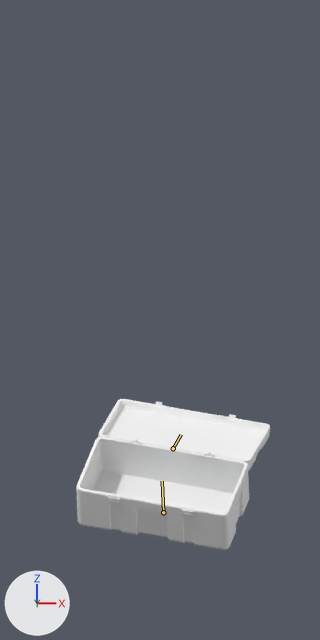
The Blender file Assets/Arts/Model/Crade/Chest Box/Chestbox/ChestBox 2.blend as it was, and as the next commit left it.
Rendered twice from the file's camera 'Camera'. Arrows for +X, +Y and +Z are at lower left; the lights stay in place. Both versions are drawn at frame 348 of the action 'Crade Animation Full 2'; the numbers are the values there. The bones that bend it are drawn over the model as lines.

In view in the first picture: 'ChestBox'.
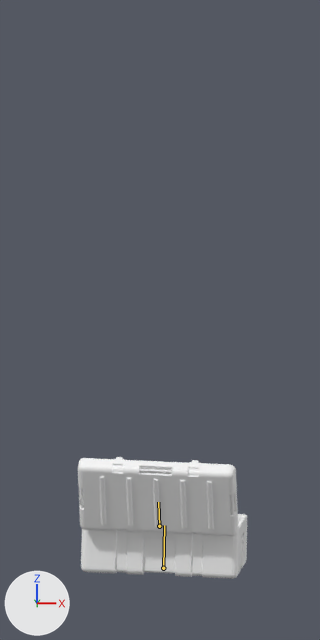
Boxes [x1, y1, x2, y2] around the edits, measured in the pictures (320 x 640 px):
'ChestBox', posed (13% narrower, 19% shorter)
    before: [76, 399, 270, 550]
    after: [78, 457, 247, 579]
bone 'root', root to tip
    before: (163, 512) to (162, 481)
    after: (163, 568) to (164, 525)
bone 'lid', root to tip
    before: (173, 448) to (181, 434)
    after: (159, 526) to (158, 502)

The edits, one by one:
Bone 'root' (bone_root) moves from (0.0, 0.551, 0.0) to (0.0, -0.067, 0.0).
Bone 'root' (bone_root) turns from (2, -16, -44) to (1, 533, -11) degrees about its own x, y and z.
Bone 'lid' (bone_lid) turns from (-165, 0, 0) to (116, 0, 0) degrees about its own x, y and z.
